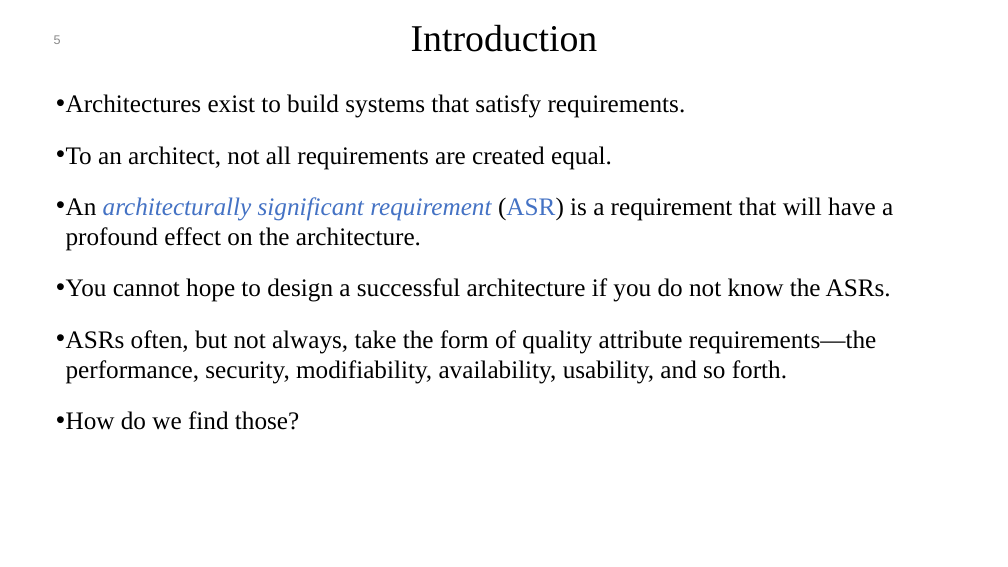
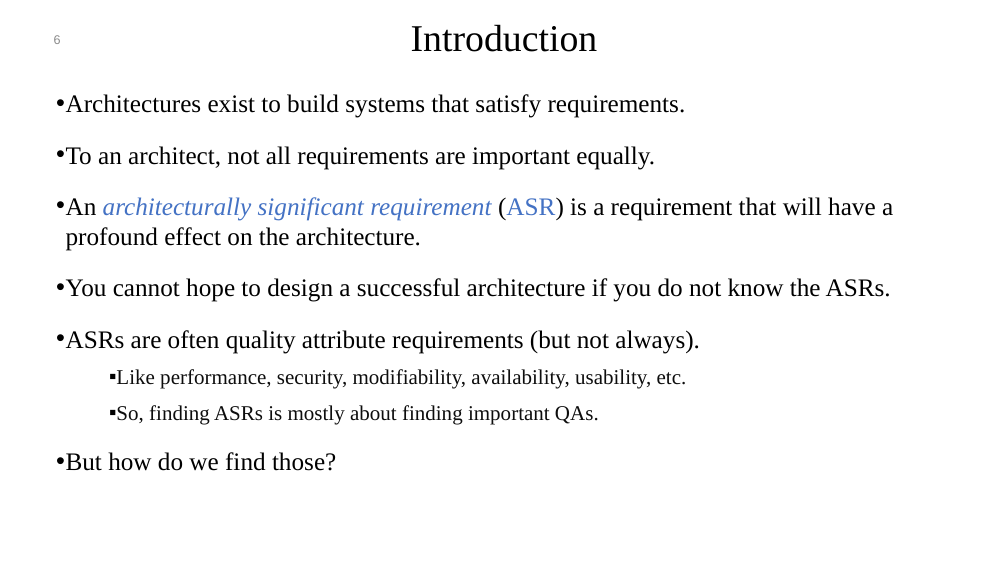
Before and after one commit to mohamad-khorsandi/slides-of-software-architecture-in-practice-4th-ed, a slide deck: slide 6 of chapter 19.pptx (slide 5 before the commit). Drawn at 1008x567 pixels with LibreOffice and Linux fonts; fonts in the diff are those of the drawing; background and template pictures are left out. Boxes give left, top, right and bottom in pixels: in the first picture for what was removed or moved away, otherwise in the second. Text is boxed around its words. In the diff, an @@ line names an element or a change of style, - is before the commit and + after.

```diff
--- a/chapter 19.pptx
+++ b/chapter 19.pptx
@@ text at (66, 146, 655, 170): text changed @@
-• To an architect, not all requirements are created equal.
+• To an architect, not all requirements are important equally.
@@ text at (66, 330, 700, 471): text changed; size 24 to 20 pt; text colour #000000 to #0D0D0D @@
-• ASRs often, but not always, take the form of quality attribute requirements—the performance, security, modifiability, availability, usability, and so forth.
-• How do we find those?
+• ASRs are often quality attribute requirements (but not always).
+  ▪ Like performance, security, modifiability, availability, usability, etc.
+  ▪ So, finding ASRs is mostly about finding important QAs.
+• But how do we find those?
```
Also in this commit, not shown: 4 other slides changed, 1 slide added, 6 other files.
